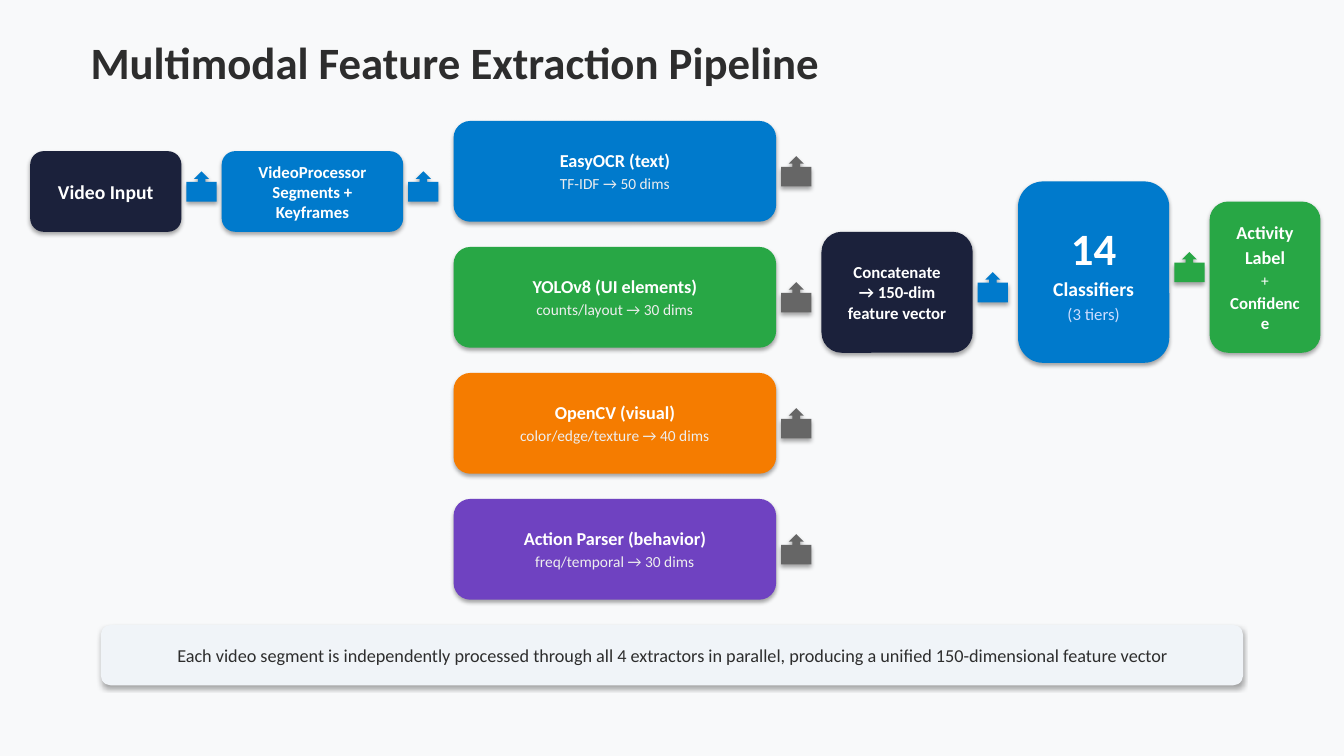
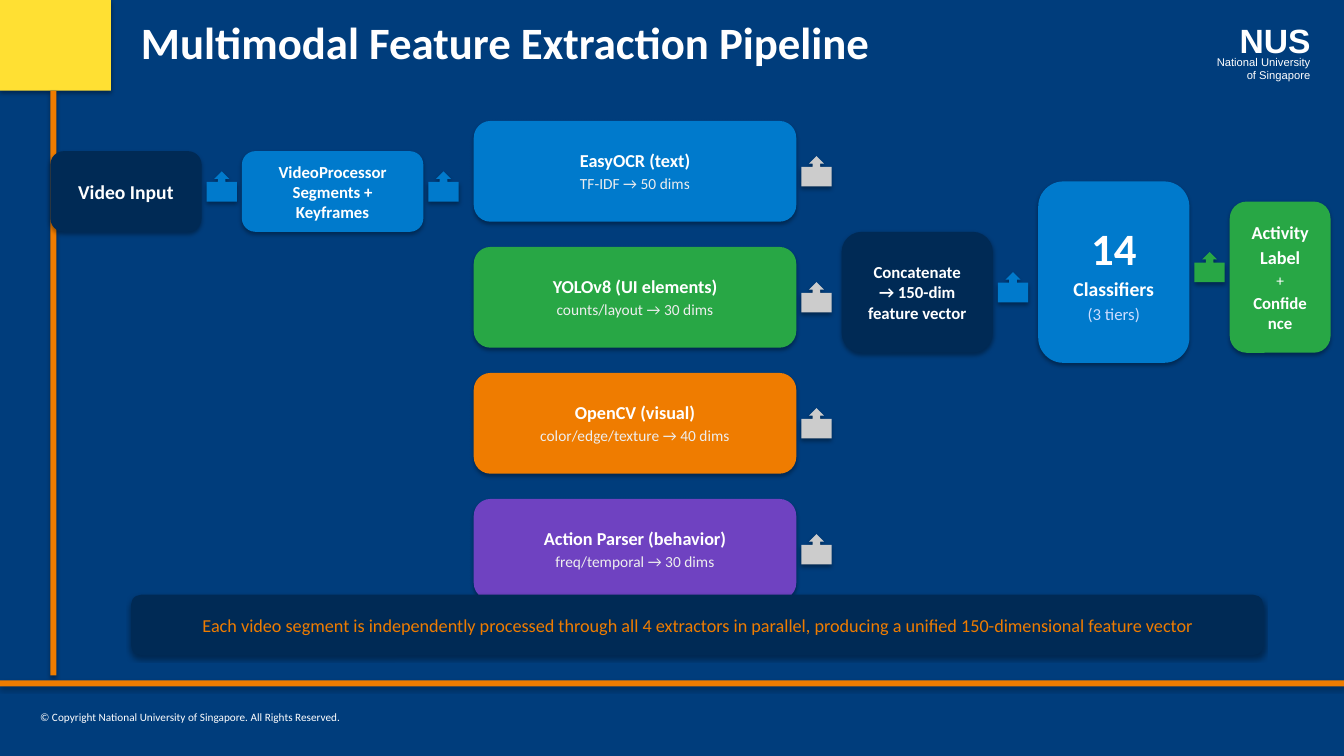
Before and after one commit to laxmi1707/PatternRecognSystem-Video2Text, a slide deck: slide 6 of presentation/Video2Knowledge_Final.pptx. Drawn at 1344x756 pixels with LibreOffice and Linux fonts; fonts in the diff are those of the drawing. Boxes give left, top, right and bottom in pixels: in the first picture for what was removed or moved away, otherwise in the second. Text is boxed around its words. In the diff, an @@ line names an element or a change of style, - is before the commit and + after.

Commit message:
feat: apply NUS ISS PowerPoint template to all presentations
- Add shared nus_iss_template.py with NUS official colors, slide layouts
- Update all 12 create_*.py scripts to use NUS ISS branding
- Navy blue background, orange text, sidebar decoration, NUS logo, footer

```diff
--- a/presentation/Video2Knowledge_Final.pptx
+++ b/presentation/Video2Knowledge_Final.pptx
@@ background #F8F9FA to #003D7C @@
@@ rectangle added at [0,0,111,91], fill #FFE033 @@
@@ text "Multimodal Feature Extraction Pipeline": place and size @@
-text "Multimodal Feature Extraction Pipeline" at [91,47,819,86]
+text "Multimodal Feature Extraction Pipeline" at [141,27,869,66]
@@ text "Multimodal Feature Extraction Pipeline" at [141,27,869,66]: text colour #2D2D2D to #FFFFFF @@
@@ text added at [1240,29,1311,60], 24 pt, text #FFFFFF, bold @@
+NUS
@@ text added at [1217,58,1310,82], 8 pt, text #FFFFFF @@
+National University
+of Singapore
@@ rectangle added at [50,91,56,676], fill #EF7C00 @@
@@ rounded rectangle "Video Input" at [50,151,202,232]: fill #1B213B to #002A55 @@
@@ rounded rectangle "Activity": place and size @@
-rounded rectangle "Activity" at [1210,202,1321,353]
+rounded rectangle "Activity" at [1230,202,1331,353]
@@ rounded rectangle "Concatenate → 150-dim feature vector" at [842,232,993,353]: fill #1B213B to #002A55 @@
@@ rounded rectangle "OpenCV (visual)" at [474,373,797,474]: fill #F57C00 to #EF7C00 @@
@@ 8 rounded rectangles, 8 up arrow callouts: place and size @@
-8 rounded rectangles, 8 up arrow callouts at [30,121,1205,600]
+8 rounded rectangles, 8 up arrow callouts at [50,121,1225,600]
@@ fill #666666 to #CCCCCC in 4 elements at [802,156,832,187], [802,282,832,313], [802,408,832,439], [802,534,832,565] @@
@@ rounded rectangle "Each video segment is independently ...": place and size @@
-rounded rectangle "Each video segment is independently ..." at [101,625,1243,686]
+rounded rectangle "Each video segment is independently ..." at [131,595,1263,655]
@@ rounded rectangle "Each video segment is independently ..." at [131,595,1263,655]: text colour #2D2D2D to #EF7C00; fill #F0F4F8 to #002A55 @@
@@ rectangle added at [0,681,1344,687], fill #EF7C00 @@
@@ text added at [52,713,340,723], 8 pt, text #FFFFFF @@
+© Copyright National University of Singapore. All Rights Reserved.
```
Also in this commit, not shown: 14 other slides changed, 24 other files.
